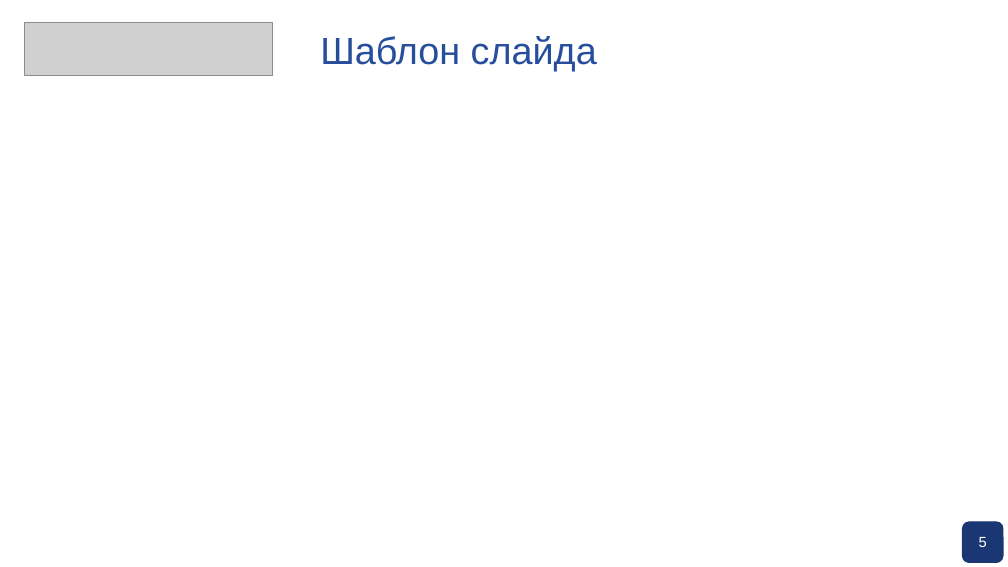
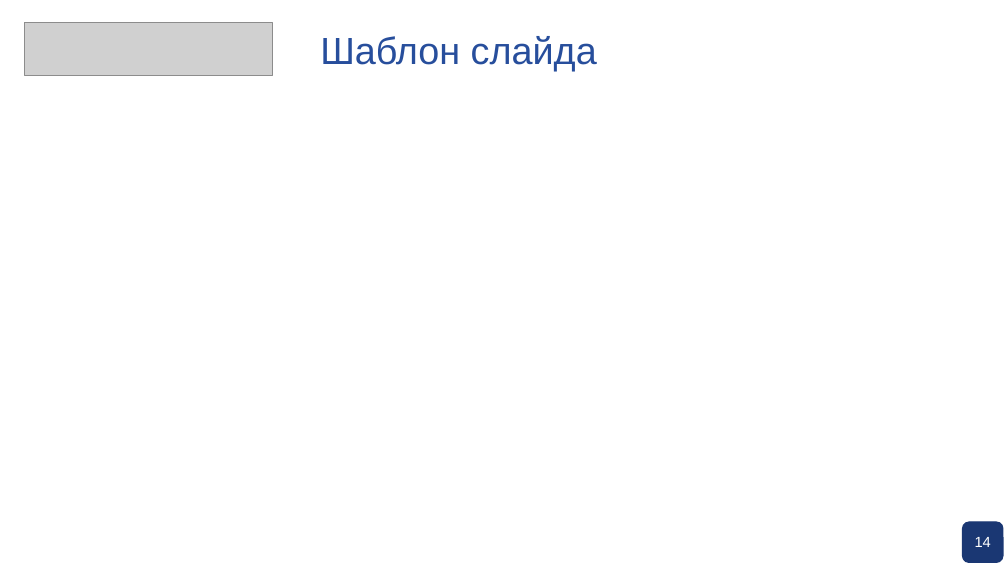
Before and after one commit to pagamov/pagamov_bot, a slide deck: slide 14 of docs/Презентация Гамов.pptx (slide 20 before the commit). Drawn at 1008x567 pixels with LibreOffice and Linux fonts; fonts in the diff are those of the drawing; grey boxes stand for pictures; background and template pictures are left out. Boxes give left, top, right and bottom in pixels: in the first picture for what was removed or moved away, otherwise in the second. Text is boxed around its words. In the diff, an @@ line names an element or a change of style, - is before the commit and + after.

```diff
--- a/docs/Презентация Гамов.pptx
+++ b/docs/Презентация Гамов.pptx
@@ text added at (x1=975, y1=537, x2=991, y2=547), 14 pt, text #FFFFFF @@
+14
@@ text removed at (x1=979, y1=537, x2=987, y2=547) @@
-5
```
Also in this commit, not shown: 8 other slides changed, 4 slides added, 12 slides removed.
